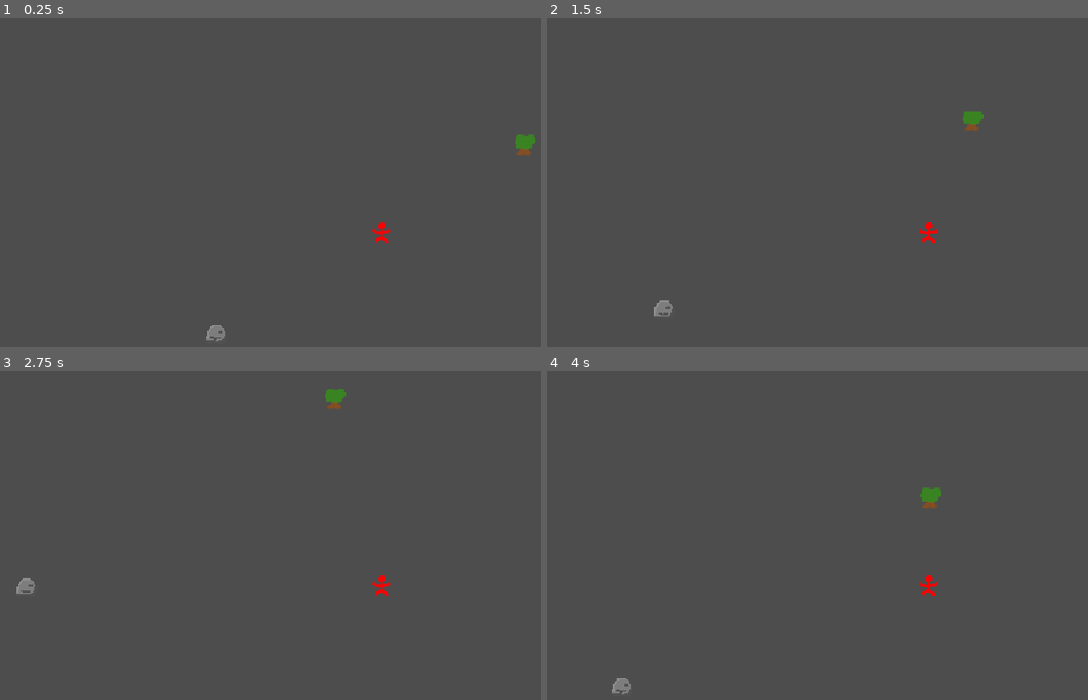
Above: before the commit, frames 1-4 (two rows, left to right).
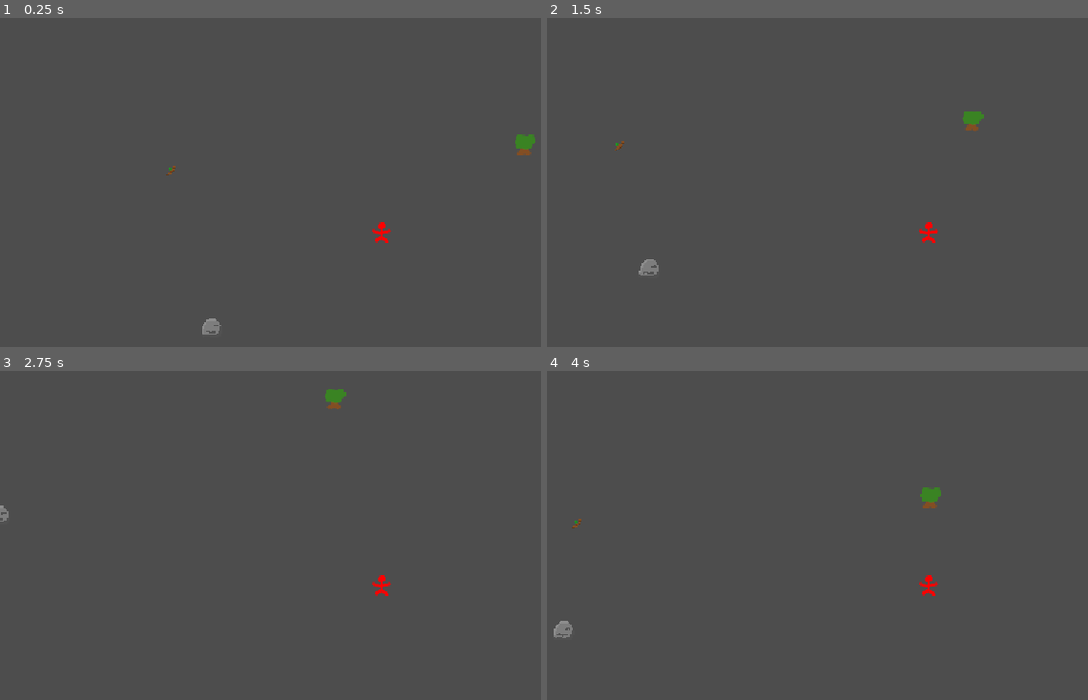
Above: after the commit, the same moments.

Repository: Drewpicus/2dPractice
Game: Godot game, scene res://main.tscn
Same seed, same stepped clock (60 frames per second), same inputs: the game is played once before the commit and once after it.
Inputs (mouse positions are in pixels of both pictures, inside the frame that each line leads up to):
- Up to frame 1 (0.25 s): no input
- Up to frame 2 (1.5 s): move the mouse to (outside the picture) at 0.52 s; press the mouse at (outside the picture) at 0.53 s; hold D (move_right) 0.53-1.28 s; tap T (quick_inspect) at 0.8, 1.35 s; move the mouse to (774, 254) at 1.27 s; release the mouse at (774, 254) at 1.28 s; hold S (move_down) from 1.28 s (still down)
- Up to frame 3 (2.75 s): tap E (test, bound only after the commit) at 1.55, 2.1 s; move the mouse to (459, 492) at 2.02 s; release S (move_down) at 2.03 s; press the mouse at (459, 492) at 2.03 s; hold D (move_right) from 2.03 s (still down)
- Up to frame 4 (4 s): move the mouse to (887, 670) at 2.77 s; release D (move_right) at 2.78 s; release the mouse at (887, 670) at 2.78 s; hold W (move_up) 2.78-3.53 s; click (887, 670) at 2.85 s; tap T (quick_inspect) at 3.05, 3.6 s; move the mouse to (outside the picture) at 3.52 s; hold A (move_left) from 3.53 s (still down); tap E (test, bound only after the commit) at 3.8 s

The runs differ from the first frame. In frame 1, 0.2% of the frame differs, in the area x 30-42%, y 44-99%; in frame 2, 0.3%, in the area x 12-24%, y 37-91%; in frame 3, 0.2%; in frame 4, 0.3%.

Commit message:
Dropped items

Diff:
--- a/Scripts/Components/inventory_component.gd
+++ b/Scripts/Components/inventory_component.gd
@@ -1,7 +1,9 @@
 extends EntityComponent
 class_name InventoryComponent
 
-@export var items: Array[Resource] = []
+@export var items: Array[Item] = []
+
+const DROPPED_ITEM_SCENE: PackedScene = preload("res://dropped_item.tscn")
 
 signal items_updated
 
@@ -15,18 +17,21 @@
 	items_updated.emit()
 
 func drop_all_items() -> void:
-	var entity = get_parent().get_parent()
-	if not entity: return
-
 	for item in items:
-		_spawn_loot_pickup(item, entity.global_position)
+		_spawn_loot_pickup(item, root_entity.global_position)
 
 	items.clear()
 	items_updated.emit()
-	print("items dropped")
 
-func _spawn_loot_pickup(_item_resource: Resource, _drop_position: Vector2) -> void:
-	pass
+func _spawn_loot_pickup(_item_resource: Item, _drop_position: Vector2) -> void:
+	var new_item: DroppedItem = DROPPED_ITEM_SCENE.instantiate()
+
+	new_item.item = _item_resource
+	new_item.global_position = _drop_position
+	new_item.position.x += 16-(randf()*32)
+	new_item.position.y += 16-(randf()*32)
+	root_entity.get_parent().add_child(new_item)
+	print("Dropped %s" % [new_item])
 
 func get_interaction_suggestions() -> Array[StringName]:
 	var capabilities: CapabilityComponent = get_component(&"capability")
--- a/Scripts/Components/player_controller_component.gd
+++ b/Scripts/Components/player_controller_component.gd
@@ -41,22 +41,9 @@
 			interaction_menu.show_interactions(visible_interactions,root_entity,target)
 	if event.is_action_pressed("select"):
 		interaction_menu._on_empty_pressed()
-	if event.is_action_pressed("quick_attack"):
-		var target := _get_entity_under_mouse()
-		if not target:
-			return
-		if not target.has_component(&"interactable"):
-			return
-		var interactions: Array[Interaction] = target.get_component(&"interactable").get_interactions(root_entity)
-		var selected_interaction: Interaction
-		if not interactions.is_empty():
-			for created_interaction in interactions:
-				if created_interaction.interaction_id == &"attack":
-					selected_interaction = created_interaction
-		if selected_interaction:
-			if selected_interaction.can_perform(root_entity,target):
-				selected_interaction.perform(root_entity,target)
-	_quick_action(event,"quick_inspect",&"info",&"interact",_get_entity_under_mouse(false))
+	_quick_action(event,"quick_attack",&"health",&"attack")
+	_quick_action(event,"quick_inspect",&"info",&"inspect",_get_entity_under_mouse(false))
+	_quick_action(event,"test",&"inventory",&"pickpocket")
 
 func _quick_action(event: InputEvent, input: StringName, component: StringName, interaction: StringName, target: Variant = _get_entity_under_mouse()):
 	if event.is_action_pressed(input):
--- /dev/null
+++ b/dropped_item.gd
@@ -0,0 +1,9 @@
+extends Area2D
+class_name DroppedItem
+
+@export var item: Item
+@onready var sprite: Sprite2D = $Sprite2D
+
+func _ready() -> void:
+	if item:
+		sprite.texture = item.sprite
--- /dev/null
+++ b/dropped_item.tscn
@@ -0,0 +1,14 @@
+[gd_scene format=3 uid="uid://ewb3cluh0to0"]
+
+[ext_resource type="Script" uid="uid://croupw4eaov6m" path="res://dropped_item.gd" id="1_1y2xd"]
+
+[sub_resource type="CircleShape2D" id="CircleShape2D_qpxn3"]
+
+[node name="DroppedItem" type="Area2D" unique_id=57117086]
+monitoring = false
+script = ExtResource("1_1y2xd")
+
+[node name="CollisionShape2D" type="CollisionShape2D" parent="." unique_id=509855698]
+shape = SubResource("CircleShape2D_qpxn3")
+
+[node name="Sprite2D" type="Sprite2D" parent="." unique_id=1674535691]
--- /dev/null
+++ b/item.gd
@@ -0,0 +1,5 @@
+extends Resource
+class_name Item
+
+@export var item_name: String
+@export var sprite: Texture2D
--- a/main.tscn
+++ b/main.tscn
@@ -17,6 +17,9 @@
 [ext_resource type="PackedScene" uid="uid://bulbbqbt15p6m" path="res://Scenes/Components/capability_component.tscn" id="14_82xsv"]
 [ext_resource type="Texture2D" uid="uid://cj1v4stwgsnfu" path="res://rock.png" id="16_2cqfq"]
 [ext_resource type="Script" uid="uid://b3utf12ccv8b6" path="res://Scripts/player_camera.gd" id="16_82xsv"]
+[ext_resource type="Script" uid="uid://bu0e3fksd35vt" path="res://item.gd" id="17_82xsv"]
+[ext_resource type="Resource" uid="uid://cm46tjfmcqtt8" path="res://stick.tres" id="18_getpj"]
+[ext_resource type="PackedScene" uid="uid://ewb3cluh0to0" path="res://dropped_item.tscn" id="19_getpj"]
 [ext_resource type="Script" uid="uid://du6k7n4fgllb6" path="res://Scripts/interaction_menu.gd" id="21_getpj"]
 
 [sub_resource type="CircleShape2D" id="CircleShape2D_0xm2m"]
@@ -24,10 +27,6 @@
 
 [sub_resource type="CircleShape2D" id="CircleShape2D_2cqfq"]
 radius = 16.0
-
-[sub_resource type="SphereShape3D" id="SphereShape3D_getpj"]
-resource_name = "PenisSphere"
-radius = 9.934
 
 [sub_resource type="Theme" id="Theme_getpj"]
 default_font_size = 25
@@ -68,13 +67,13 @@
 
 [node name="InteractorComponent" parent="GameWorld/Entities/Player/Components" unique_id=236647028 instance=ExtResource("11_getpj")]
 
+[node name="CombatComponent" parent="GameWorld/Entities/Player/Components" unique_id=333536677 instance=ExtResource("14_074og")]
+
 [node name="PlayerControllerComponent" parent="GameWorld/Entities/Player/Components" unique_id=866909914 instance=ExtResource("12_ryguw")]
-
-[node name="CombatComponent" parent="GameWorld/Entities/Player/Components" unique_id=333536677 instance=ExtResource("14_074og")]
 
 [node name="CapabilityComponent" parent="GameWorld/Entities/Player/Components" unique_id=2138748879 instance=ExtResource("14_82xsv")]
 
-[node name="Camera2D" type="Camera2D" parent="GameWorld/Entities/Player" unique_id=1269920283]
+[node name="Camera2D" type="Camera2D" parent="GameWorld/Entities/Player/Components" unique_id=1269920283]
 script = ExtResource("16_82xsv")
 
 [node name="Tree" type="CharacterBody2D" parent="GameWorld/Entities" unique_id=834797728]
@@ -94,6 +93,14 @@
 [node name="InfoComponent" parent="GameWorld/Entities/Tree/Components" unique_id=1092253199 instance=ExtResource("4_82xsv")]
 description = "A tall tree, old as balls..."
 
+[node name="InteractorComponent" parent="GameWorld/Entities/Tree/Components" unique_id=184089856 instance=ExtResource("11_getpj")]
+
+[node name="CapabilityComponent" parent="GameWorld/Entities/Tree/Components" unique_id=1668476005 instance=ExtResource("14_82xsv")]
+capabilities = Array[StringName]([&"possessive"])
+
+[node name="InventoryComponent" parent="GameWorld/Entities/Tree/Components" unique_id=2139806301 instance=ExtResource("5_efxa6")]
+items = Array[ExtResource("17_82xsv")]([ExtResource("18_getpj"), ExtResource("18_getpj"), ExtResource("18_getpj")])
+
 [node name="HealthComponent" parent="GameWorld/Entities/Tree/Components" unique_id=1422573704 instance=ExtResource("8_ycdy4")]
 starting_health = 2
 
@@ -101,7 +108,6 @@
 
 [node name="MovementComponent" type="Node" parent="GameWorld/Entities/Tree/Components" unique_id=620010992]
 script = ExtResource("5_lquwl")
-speed = 50.0
 
 [node name="Rock" type="CharacterBody2D" parent="GameWorld/Entities" unique_id=423764536]
 position = Vector2(-250, 152)
@@ -122,19 +128,21 @@
 description = "The pioneers used to ride these babies for miles."
 
 [node name="CapabilityComponent" parent="GameWorld/Entities/Rock/Components" unique_id=2096623672 instance=ExtResource("14_82xsv")]
-capabilities = Array[StringName]([&"possessive"])
-
-[node name="InventoryComponent" parent="GameWorld/Entities/Rock/Components" unique_id=2139806301 instance=ExtResource("5_efxa6")]
-items = Array[Resource]([SubResource("SphereShape3D_getpj")])
 
 [node name="InteractableComponent" parent="GameWorld/Entities/Rock/Components" unique_id=397985752 instance=ExtResource("10_w48qg")]
+
+[node name="MovementComponent" parent="GameWorld/Entities/Rock/Components" unique_id=16291397 instance=ExtResource("7_cegan")]
+
+[node name="AIControllerComponent" type="Node" parent="GameWorld/Entities/Rock/Components" unique_id=1099161692]
+script = ExtResource("7_272bh")
 
 [node name="HealthComponent" parent="GameWorld/Entities/Rock/Components" unique_id=936156409 instance=ExtResource("8_ycdy4")]
 
 [node name="CombatComponent" parent="GameWorld/Entities/Rock/Components" unique_id=68597077 instance=ExtResource("14_074og")]
 
-[node name="AIControllerComponent" type="Node" parent="." unique_id=1099161692]
-script = ExtResource("7_272bh")
+[node name="DroppedItem" parent="GameWorld/Entities" unique_id=57117086 instance=ExtResource("19_getpj")]
+position = Vector2(-318, -93)
+item = ExtResource("18_getpj")
 
 [node name="UI" type="CanvasLayer" parent="." unique_id=1044784727]
 
--- a/project.godot
+++ b/project.godot
@@ -52,7 +52,7 @@
 }
 test={
 "deadzone": 0.2,
-"events": [Object(InputEventKey,"resource_local_to_scene":fa …(140 unchanged characters)… d":false,"keycode":0,"physical_keycode":84,"key_label":0,"unicode":116,"location":0,"echo":false,"script":null)
+"events": [Object(InputEventKey,"resource_local_to_scene":fa …(140 unchanged characters)… d":false,"keycode":0,"physical_keycode":69,"key_label":0,"unicode":101,"location":0,"echo":false,"script":null)
 ]
 }
 zoom_in={
--- /dev/null
+++ b/stick.tres
@@ -0,0 +1,10 @@
+[gd_resource type="Resource" script_class="Item" format=3 uid="uid://cm46tjfmcqtt8"]
+
+[ext_resource type="Script" uid="uid://bu0e3fksd35vt" path="res://item.gd" id="1_w3muv"]
+[ext_resource type="Texture2D" uid="uid://b2t20oyb4v62r" path="res://stick.png" id="2_q64ul"]
+
+[resource]
+script = ExtResource("1_w3muv")
+item_name = "Stick"
+sprite = ExtResource("2_q64ul")
+metadata/_custom_type_script = "uid://bu0e3fksd35vt"
Not shown, added: dropped_item.gd.uid
Not shown, added: item.gd.uid
Binary file added: stick.png
Not shown, added: stick.png.import
